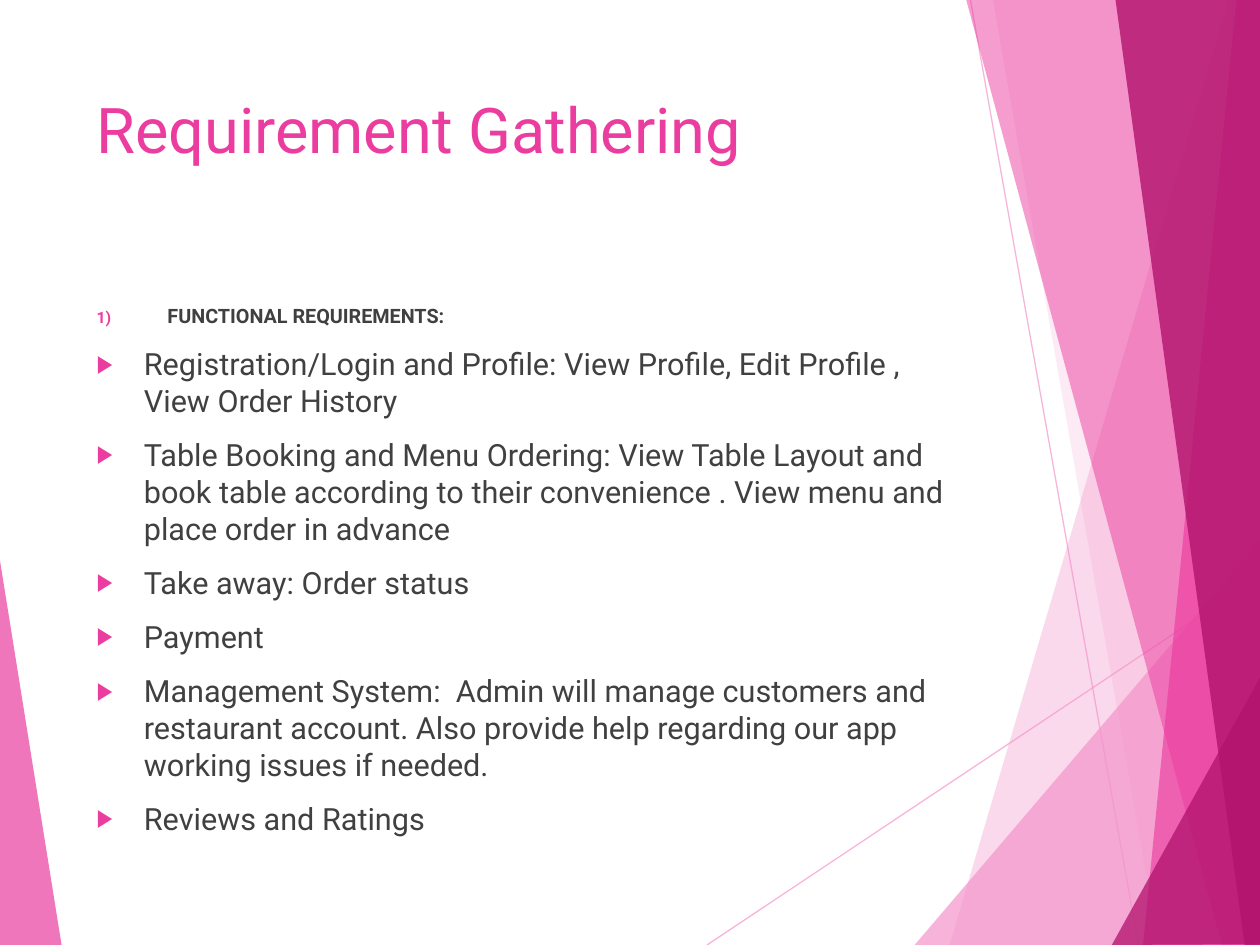
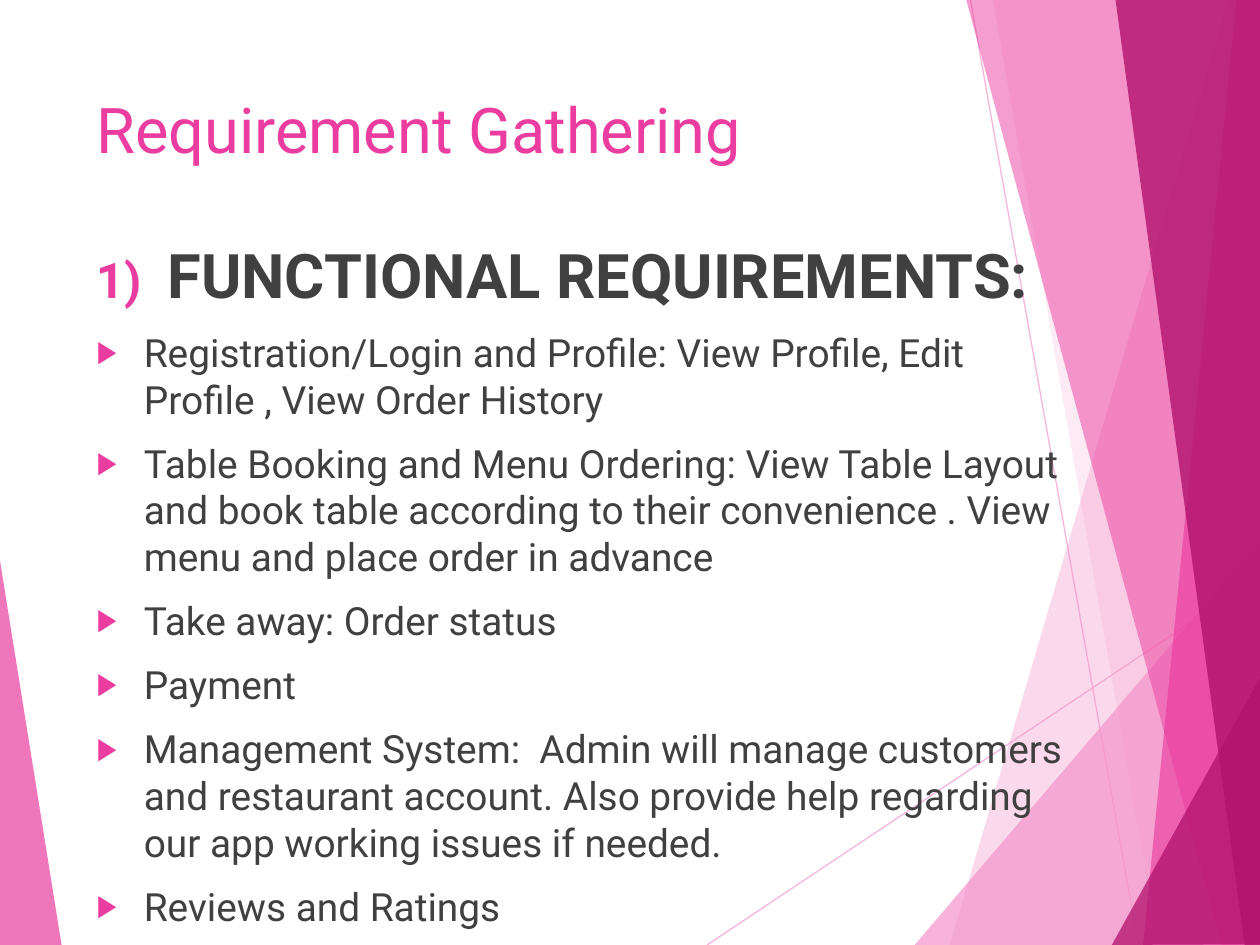
Before and after one commit to saaarvesh/FINALYEAR_PROJECT, a slide deck: slide 8 of Presentation/Project_Presentation.pptx. Drawn at 1260x945 pixels with LibreOffice and Linux fonts; fonts in the diff are those of the drawing. Boxes give left, top, right and bottom in pixels: in the first picture for what was removed or moved away, otherwise in the second. Text is boxed around its words. In the diff, an @@ line names an element or a change of style, - is before the commit and + after.

Commit message:
font of ppt is updated

```diff
--- a/Presentation/Project_Presentation.pptx
+++ b/Presentation/Project_Presentation.pptx
@@ text "FUNCTIONAL REQUIREMENTS:": place and size @@
-text "FUNCTIONAL REQUIREMENTS:" at [144, 308, 943, 837]
+text "FUNCTIONAL REQUIREMENTS:" at [144, 243, 1062, 865]
@@ text "FUNCTIONAL REQUIREMENTS:" at [144, 243, 1062, 865]: size 11.2 to 35.1 pt in "FUNCTIONAL REQUIREMENTS:"; size 17.5 to 22.2 pt @@
```
Also in this commit, not shown: 17 other slides changed, 1 slide added, 1 slide removed.
